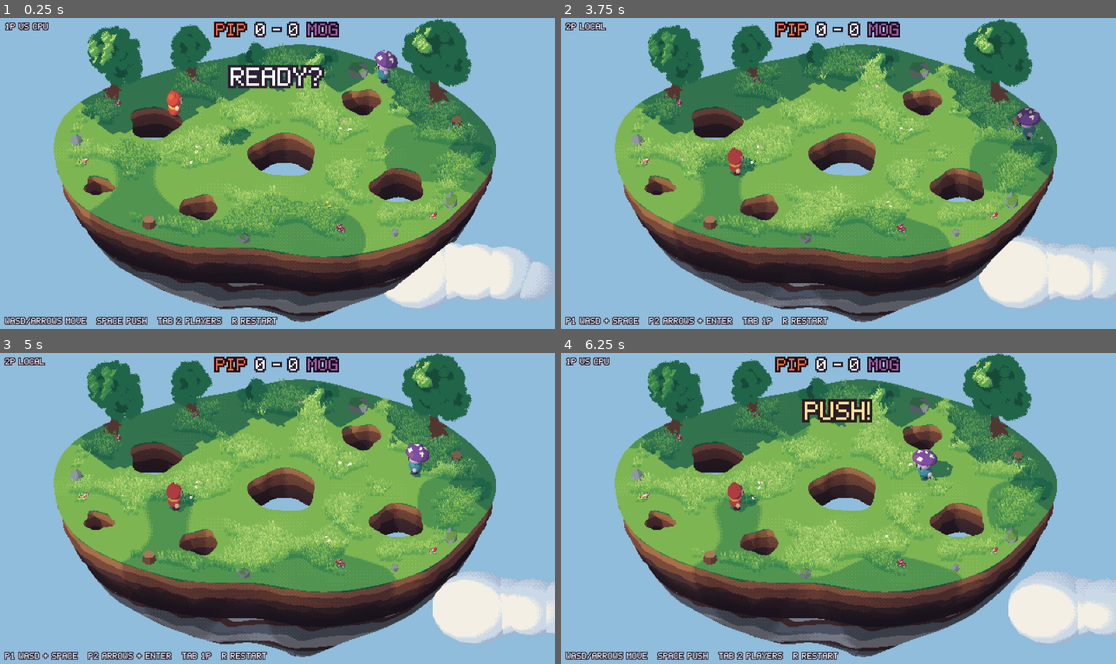
Above: before the commit, frames 1-4 (two rows, left to right).
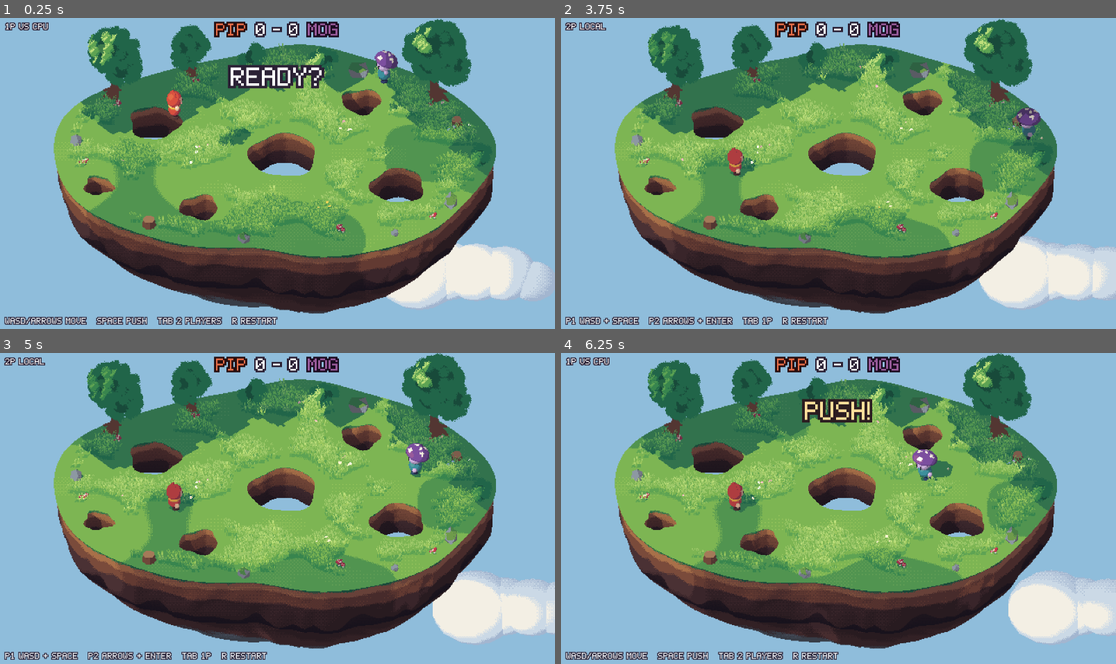
Above: after the commit, the same moments.

Repository: g012/synchre3d
Game: Godot game, scene res://scenes/main.tscn
The game is run twice, just before and just after one commit, with the same random seed, the same clock (stepped at 60 frames per second) and the same inputs.
Inputs (mouse positions are in pixels of both pictures, inside the frame that each line leads up to):
- Up to frame 1 (0.25 s): no input
- Up to frame 2 (3.75 s): tap Enter (ui_accept) at 0.5, 0.77 s; move the mouse to (960, 157) at 0.52 s; hold Right (ui_right) 0.53-1.25 s; hold Tab (toggle_two_player) 0.53-1.25 s; click (960, 157) at 0.67 s; drag from (727, 189) to (810, 235) at 1.27 s; move the mouse to (894, 105) at 2.02 s; hold Right (ui_right) 2.03-2.75 s; hold Ctrl 2.03-2.75 s; drag from (810, 235) to (672, 126) at 2.77 s; move the mouse to (1005, 220) at 3.52 s; hold Left (ui_left) from 3.53 s (still down); tap Alt at 3.6 s
- Up to frame 3 (5 s): tap Enter (ui_accept) at 3.77 s; release Left (ui_left) at 4.25 s; drag from (111, 461) to (194, 430) at 4.27 s
- Up to frame 4 (6.25 s): move the mouse to (866, 508) at 5.02 s; hold Down (ui_down) 5.03-5.75 s; hold Tab (toggle_two_player) 5.03-5.75 s; click (866, 508) at 5.17 s; drag from (755, 430) to (727, 524) at 5.77 s

The runs differ from the first frame. In frame 1, 5.5% of the frame differs, in the area x 10-89%, y 22-98%; in frame 2, 5.6%; in frame 3, 5.6%; in frame 4, 5.7%.

Commit message:
Fixed hill geometry artefacts

Diff:
--- a/scenes/main.tscn
+++ b/scenes/main.tscn
@@ -51,6 +51,7 @@
 shader = ExtResource("8_terrain")
 shader_parameter/dither = 0.1
 shader_parameter/patch_scale = 0.45
+shader_parameter/underside_fade_depth = 3.0
 
 [sub_resource type="ShaderMaterial" id="m_grass"]
 render_priority = 0
--- a/scripts/arena/arena.gd
+++ b/scripts/arena/arena.gd
@@ -148,17 +148,28 @@
 	var segments: Array[PackedVector2Array] = []
 	_march(top, segments)
 
+	# Chain the boundary into closed loops: the largest is the island outline, the rest are holes.
+	var loops := _chain_loops(segments)
+	var outer_i := 0
+	for i in loops.size():
+		if absf(_loop_area(loops[i])) > absf(_loop_area(loops[outer_i])):
+			outer_i = i
+
 	var walls := PackedVector3Array()
 	var wall_normals := PackedVector3Array()
-	_build_walls(segments, walls, wall_normals)
-	var under := _build_underside()
+	for i in loops.size():
+		if i != outer_i:
+			_build_walls(loops[i], walls, wall_normals)
 
 	var mesh := ArrayMesh.new()
 	_add_surface(mesh, top, _const_normals(top.size(), Vector3.UP))
 	_add_surface(mesh, walls, wall_normals)
-	_add_surface(mesh, under, _flat_normals(under))
+	var cliff_collision := PackedVector3Array()
+	if not loops.is_empty():
+		_add_outer_shell(mesh, loops[outer_i], cliff_collision)
 	for s in mesh.get_surface_count():
 		mesh.surface_set_material(s, terrain_material)
+	walls.append_array(cliff_collision)
 
 	var mi := MeshInstance3D.new()
 	mi.name = "Terrain"
@@ -284,6 +295,54 @@
 						segments.append(PackedVector2Array([poly[k], poly[k2]]))
 
 
+## Links marching-squares segments head-to-tail into closed loops of points.
+func _chain_loops(segments: Array[PackedVector2Array]) -> Array[PackedVector2Array]:
+	var buckets := {}
+	for i in segments.size():
+		var key := Vector2i((segments[i][0] * 2000.0).round())
+		if not buckets.has(key):
+			buckets[key] = []
+		buckets[key].append(i)
+	var used := PackedByteArray()
+	used.resize(segments.size())
+	var loops: Array[PackedVector2Array] = []
+	for start in segments.size():
+		if used[start]:
+			continue
+		var loop := PackedVector2Array()
+		var cur := start
+		while cur >= 0 and not used[cur]:
+			used[cur] = 1
+			loop.append(segments[cur][0])
+			cur = _find_next(segments, buckets, used, segments[cur][1])
+		if loop.size() >= 3:
+			loops.append(loop)
+	return loops
+
+
+func _find_next(segments: Array[PackedVector2Array], buckets: Dictionary, used: PackedByteArray, p: Vector2) -> int:
+	var key := Vector2i((p * 2000.0).round())
+	var best := -1
+	var best_d := 1e-3
+	for dx in [-1, 0, 1]:
+		for dy in [-1, 0, 1]:
+			for i in buckets.get(key + Vector2i(dx, dy), []):
+				var d: float = segments[i][0].distance_to(p)
+				if not used[i] and d < best_d:
+					best_d = d
+					best = i
+	return best
+
+
+static func _loop_area(loop: PackedVector2Array) -> float:
+	var a := 0.0
+	for i in loop.size():
+		var p := loop[i]
+		var q := loop[(i + 1) % loop.size()]
+		a += p.x * q.y - q.x * p.y
+	return a * 0.5
+
+
 ## Wall profile rows: (depth below the top as a fraction of thickness, inward inset).
 func _wall_rows(is_outer: bool) -> Array[Vector2]:
 	var t := config.thickness
@@ -292,11 +351,8 @@
 	for k in range(1, n + 1):
 		var f := float(k) / n
 		var y := lerpf(0.22, t, f)
-		var inset := 0.1 + (0.35 * f * f if is_outer else 0.03 * f)
+		var inset := 0.1 + (0.12 * f * f if is_outer else 0.03 * f)
 		rows.append(Vector2(y, inset))
-	if is_outer:
-		# Tuck the cliff foot inside the underside so no gap can reveal the hollow interior.
-		rows.append(Vector2(t + 0.7, 1.1))
 	return rows
 
 
@@ -315,13 +371,14 @@
 	return Vector3(flat.x, y, flat.y)
 
 
-func _build_walls(segments: Array[PackedVector2Array], out: PackedVector3Array, normals: PackedVector3Array) -> void:
-	for seg in segments:
-		var a := seg[0]
-		var b := seg[1]
+## Hole walls: layered earth rows hanging from a hole's outline loop.
+func _build_walls(loop: PackedVector2Array, out: PackedVector3Array, normals: PackedVector3Array) -> void:
+	var is_outer := false
+	var rows := _wall_rows(is_outer)
+	for i in loop.size():
+		var a := loop[i]
+		var b := loop[(i + 1) % loop.size()]
 		var mid := (a + b) * 0.5
-		var is_outer := island_sdf(mid) > -0.25
-		var rows := _wall_rows(is_outer)
 		var ga := ground_gradient(a)
 		var gb := ground_gradient(b)
 		var gm := ground_gradient(mid)
@@ -351,45 +408,87 @@
 		normals.append_array([na, nc, nb, na, nd, nc])
 
 
-func _build_underside() -> PackedVector3Array:
-	var out := PackedVector3Array()
-	var steps := 72
-	var rings := 6
+## The island's outside as ONE watertight surface: it starts exactly on the grass outline
+## (the same points as the top surface's boundary), drops down the layered cliff rows and
+## continues, without any seam, into the rocky underside that tapers in gentle lobes to a
+## single apex. Smooth normals make cliff and underside shade as a single mass.
+## The cliff part is also appended to `collision` (characters falling off the edge).
+func _add_outer_shell(mesh: ArrayMesh, outline: PackedVector2Array, collision: PackedVector3Array) -> void:
+	var n := outline.size()
 	var t0 := config.thickness
 	var depth := config.underside_depth
-	var grid: Array[PackedVector3Array] = []
-	for k in rings + 1:
-		var f := float(k) / rings
+	var centre := Vector2.ZERO
+	for p in outline:
+		centre += p
+	centre /= n
+	var apex := Vector3(centre.x + 0.3, -t0 - depth, centre.y + 0.4)
+
+	var cliff_rows := _wall_rows(true)
+	var under_rings := 12
+	var rings: Array[PackedVector3Array] = []
+	for r in cliff_rows.size():
 		var ring := PackedVector3Array()
-		for s in steps:
-			var a := TAU * s / steps
-			var dir := Vector2(cos(a), sin(a))
-			# Find the outer edge radius along this direction (binary search on island_sdf).
-			var lo := 0.0
-			var hi := config.radius.x + 3.0
-			for _i in 18:
-				var mid := (lo + hi) * 0.5
-				if island_sdf(dir * mid) < 0.0:
-					lo = mid
-				else:
-					hi = mid
-			var n := _vnoise(Vector3(cos(a) * 2.2, f * 2.0, sin(a) * 2.2))
-			var radius := (lo - 0.62) * pow(maxf(1.0 - f * f, 0.0), 0.75) * (1.0 + 0.12 * n * f)
-			var y := -t0 + 0.3 - (depth + 0.3) * pow(f, 0.85) * (1.0 + 0.35 * _vnoise(Vector3(cos(a) * 3.0, 4.0, sin(a) * 3.0)) * f)
-			ring.append(Vector3(dir.x * radius, y, dir.y * radius))
-		grid.append(ring)
-	for k in rings:
-		for s in steps:
-			var s2 := (s + 1) % steps
-			var a := grid[k][s]
-			var b := grid[k][s2]
-			var c := grid[k + 1][s2]
-			var d := grid[k + 1][s]
-			var outward := Vector3((a + b).x, 0.0, (a + b).z).normalized() + Vector3.DOWN * 0.4
-			_tri(out, a, b, c, outward)
-			if k < rings - 1:
-				_tri(out, a, c, d, outward)
-	return out
+		for p in outline:
+			ring.append(_wall_point(p, cliff_rows[r], r, true))
+		rings.append(ring)
+	var foot := rings[rings.size() - 1]
+	for k in range(1, under_rings):
+		var f := float(k) / under_rings
+		var ring := PackedVector3Array()
+		for i in n:
+			var b := foot[i]
+			var rel := Vector2(b.x - apex.x, b.z - apex.z)
+			var a := atan2(rel.y, rel.x)
+			# Low-frequency lobes, continuous around the ring and down the rings.
+			var lobe := _vnoise(Vector3(cos(a) * 1.6, f * 1.8, sin(a) * 1.6))
+			var lump := _vnoise(Vector3(cos(a) * 4.0 + 7.0, f * 5.0, sin(a) * 4.0))
+			# Profile: continues the cliff almost vertically, then a rounded taper.
+			var shape := pow(maxf(1.0 - pow(f, 1.6), 0.0), 0.65)
+			var xz := Vector2(apex.x, apex.z) + rel * shape * (1.0 + (0.14 * lobe + 0.05 * lump) * f)
+			var y := b.y - depth * f * (1.0 + 0.12 * lobe * f * (1.0 - f))
+			ring.append(Vector3(xz.x, y, xz.y))
+		rings.append(ring)
+
+	var st := SurfaceTool.new()
+	st.begin(Mesh.PRIMITIVE_TRIANGLES)
+	for ring in rings:
+		for v in ring:
+			st.add_vertex(v)
+	st.add_vertex(apex)
+	var apex_i := rings.size() * n
+	# Outline orientation decides the winding; pick it from the first quad so faces point out.
+	var a0 := rings[0][0]
+	var b0 := rings[0][1]
+	var c0 := rings[1][1]
+	var out_dir := Vector3(a0.x - apex.x, 0.0, a0.z - apex.z)
+	# Triangles are emitted as (a, c, b); flip when that order would face inward.
+	var flip := (b0 - a0).cross(c0 - a0).dot(out_dir) < 0.0
+	for k in rings.size():
+		for i in n:
+			var i2 := (i + 1) % n
+			var a := k * n + i
+			var b := k * n + i2
+			if k == rings.size() - 1:
+				_tri_indexed(st, a, b, apex_i, flip)
+			else:
+				_tri_indexed(st, a, b, b + n, flip)
+				_tri_indexed(st, a, b + n, a + n, flip)
+				if k < cliff_rows.size() - 1:
+					for v in [rings[k][i], rings[k][i2], rings[k + 1][i2], rings[k][i], rings[k + 1][i2], rings[k + 1][i]]:
+						collision.append(v)
+	st.generate_normals()
+	st.commit(mesh)
+
+
+## Adds triangle (a, b, c) as Godot front-facing (clockwise) unless `flip` reverses it.
+static func _tri_indexed(st: SurfaceTool, a: int, b: int, c: int, flip: bool) -> void:
+	st.add_index(a)
+	if flip:
+		st.add_index(b)
+		st.add_index(c)
+	else:
+		st.add_index(c)
+		st.add_index(b)
 
 
 func _bake_sdf_texture() -> void:
--- a/shaders/terrain.gdshader
+++ b/shaders/terrain.gdshader
@@ -9,7 +9,10 @@
 uniform float dither = 0.1;
 global uniform sampler2D grass_density_map : filter_linear, repeat_disable;
 uniform float patch_scale = 0.45;
+// Extra depth (beyond pit_depth) over which the underside fades from earth to stone.
+uniform float underside_fade_depth = 3.0;
 
+const int P_BROWN_DARK = 8;
 const int P_STONE_DARK = 16;
 const int P_STONE = 17;
 const int P_MOSS = 19;
@@ -41,34 +44,36 @@
 	return grass_palette_index(xz, patch_scale, bayer4(frag));
 }
 
-int wall_index(vec3 p, bool outer) {
-	float y = -p.y + value_noise(p.xz * 2.5 + vec2(p.y * 0.7)) * 0.08;
-	if (y < 0.1) {
+// One soil-to-rock gradient for every vertical surface (hole walls, cliffs, underside),
+// driven by depth below the grass so the island reads as a single mass:
+// grass lip -> light topsoil -> earth -> dark earth -> brown rock -> stone, each step with
+// noisy dithered borders.
+int earth_index(vec3 p, vec2 frag) {
+	float wobble = value_noise(p.xz * 2.3 + vec2(p.y * 0.6)) * 0.09;
+	// Dithered offset softens every band border into a 1-2 pixel ordered-dither seam.
+	float d = -p.y + wobble + (bayer4(frag) - 0.5) * 0.1;
+	if (d < 0.1) {
 		return P_LEAF_DARK;
 	}
-	if (y < 0.42) {
+	if (d < 0.42) {
 		return P_EARTH_LIGHT;
 	}
-	if (y < 0.9) {
+	if (d < 0.95) {
 		return P_EARTH;
 	}
-	if (outer && y > pit_depth * 0.82) {
-		return P_STONE_DARK;
-	}
-	return P_EARTH_DARK;
-}
-
-int underside_index(vec3 p) {
-	float y = -p.y - pit_depth;
-	float n = value_noise(p.xz * 1.5 + vec2(y * 0.8)) * 0.35;
-	float band = fract((y + n) * 0.55);
-	if (band < 0.18) {
+	// Below the topsoil, a continuous "rockiness" ramp walks through a chain of warm-to-cool
+	// colors (dark earth -> brown rock -> stone). Noise lumps and a Bayer offset break the
+	// borders up so the change is progressive, with no stripes or hard seams.
+	float t = smoothstep(0.95, pit_depth + underside_fade_depth, d);
+	float lumps = fbm2(p.xz * 0.75 + vec2(p.y * 1.1, -p.y * 0.6));
+	float v = t * 2.0 + lumps * 0.55 + (bayer4(frag) - 0.5) * 0.25;
+	if (v < 0.7) {
 		return P_EARTH_DARK;
 	}
-	if (band < 0.55) {
-		return P_STONE_DARK;
+	if (v < 1.45) {
+		return P_BROWN_DARK;
 	}
-	return P_STONE;
+	return P_STONE_DARK;
 }
 
 void fragment() {
@@ -81,12 +86,11 @@
 	float pit = 0.0;
 	if (v_world_normal.y > 0.8 && v_world.y > -0.02) {
 		idx = ground_index(v_world.xz, FRAGCOORD.xy);
-	} else if (v_world.y > -pit_depth - 0.05 && v_world_normal.y > -0.5) {
-		bool outer = sdf.g > -0.3;
-		idx = wall_index(v_world, outer);
-		pit = outer ? 0.0 : 1.0;
 	} else {
-		idx = underside_index(v_world);
+		idx = earth_index(v_world, FRAGCOORD.xy);
+		// Hole walls (inside the island footprint, within the slab) sink into darkness.
+		bool hole_wall = sdf.g < -0.3 && v_world.y > -pit_depth - 0.05 && v_world_normal.y > -0.5;
+		pit = hole_wall ? 1.0 : 0.0;
 	}
 	v_index = float(idx);
 	v_pit = pit;
Not shown, changed: README.md
